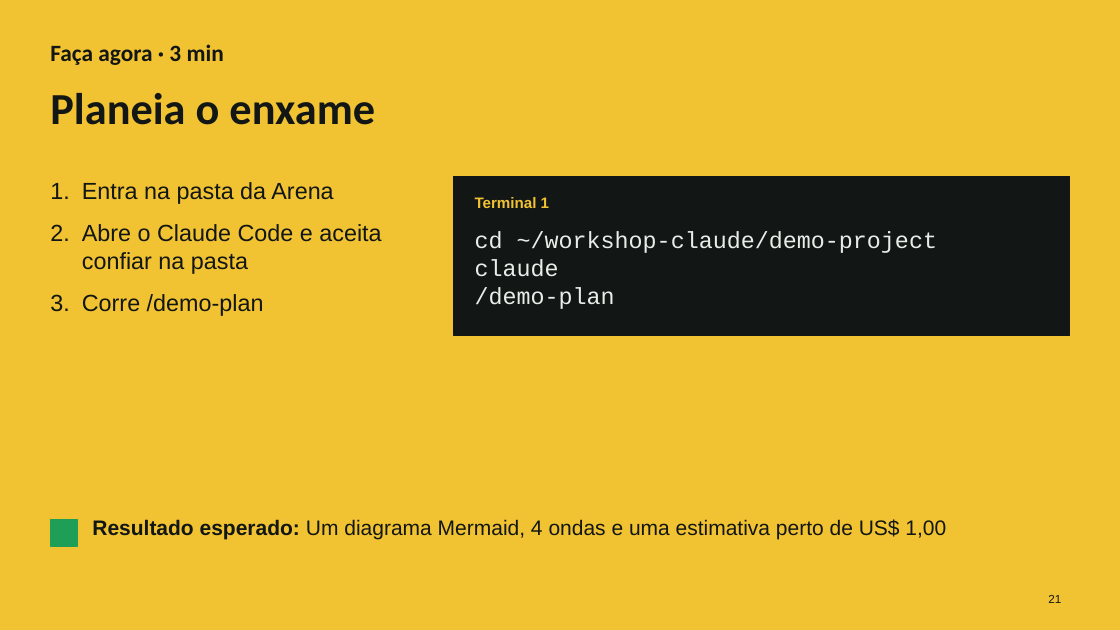
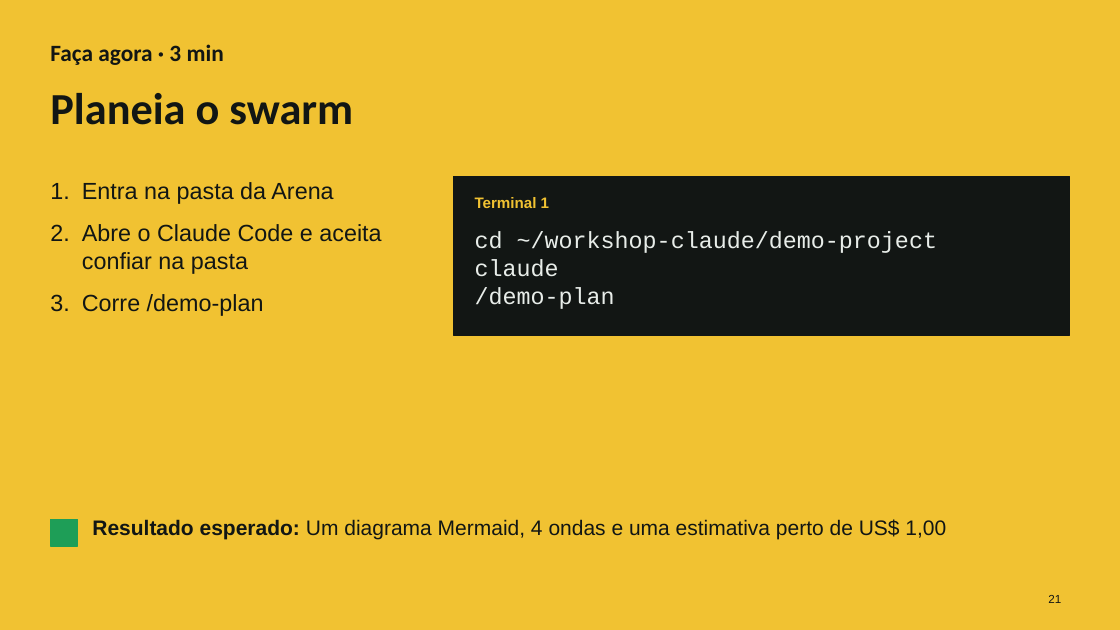
Before and after one commit to cx-guilherme-pinto/workshop-claude, a slide deck: slide 21 of slides/workshop.pptx. Drawn at 1120x630 pixels with LibreOffice and Linux fonts; fonts in the diff are those of the drawing. Boxes give left, top, right and bottom in pixels: in the first picture for what was removed or moved away, otherwise in the second. Text is boxed around its words. In the diff, an @@ line names an element or a change of style, - is before the commit and + after.

```diff
--- a/slides/workshop.pptx
+++ b/slides/workshop.pptx
@@ title at (x1=50, y1=93, x2=353, y2=125): text changed @@
-Planeia o enxame
+Planeia o swarm
```
Also in this commit, not shown: 12 other slides changed, 34 other files.
